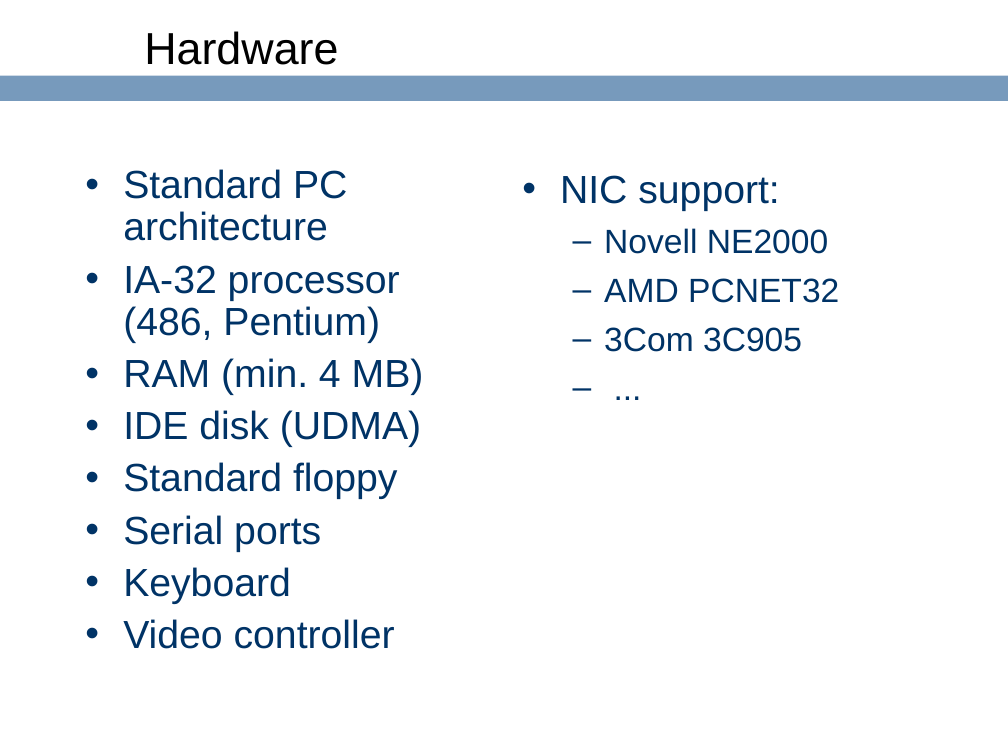
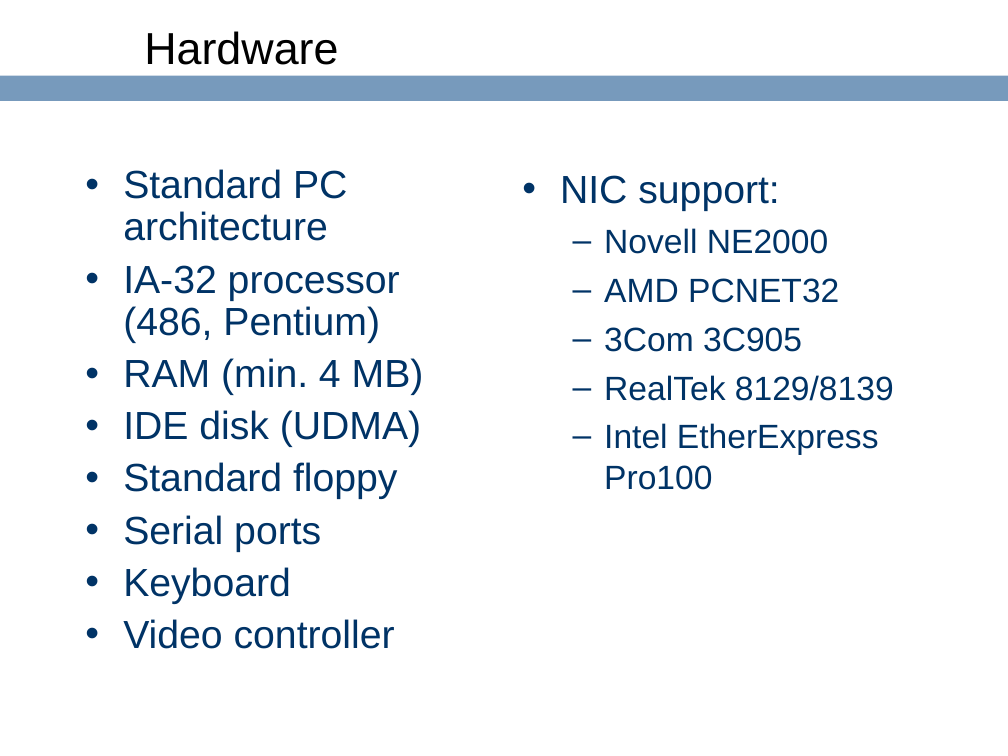
Before and after one commit to ringgaard/sanos, a slide deck: slide 4 of doc/sanostech.ppt. Drawn at 1008x756 pixels with LibreOffice and Linux fonts; fonts in the diff are those of the drawing; background and template pictures are left out. Boxes give left, top, right and bottom in pixels: in the first picture for what was removed or moved away, otherwise in the second. Text is boxed around its words. In the diff, an @@ line names an element or a change of style, - is before the commit and + after.

```diff
--- a/doc/sanostech.ppt
+++ b/doc/sanostech.ppt
@@ text at bbox=[604, 375, 894, 490]: text changed @@
-  – ...
+  – RealTek 8129/8139
+  – Intel EtherExpress Pro100
```
Also in this commit, not shown: 9 other slides changed.
